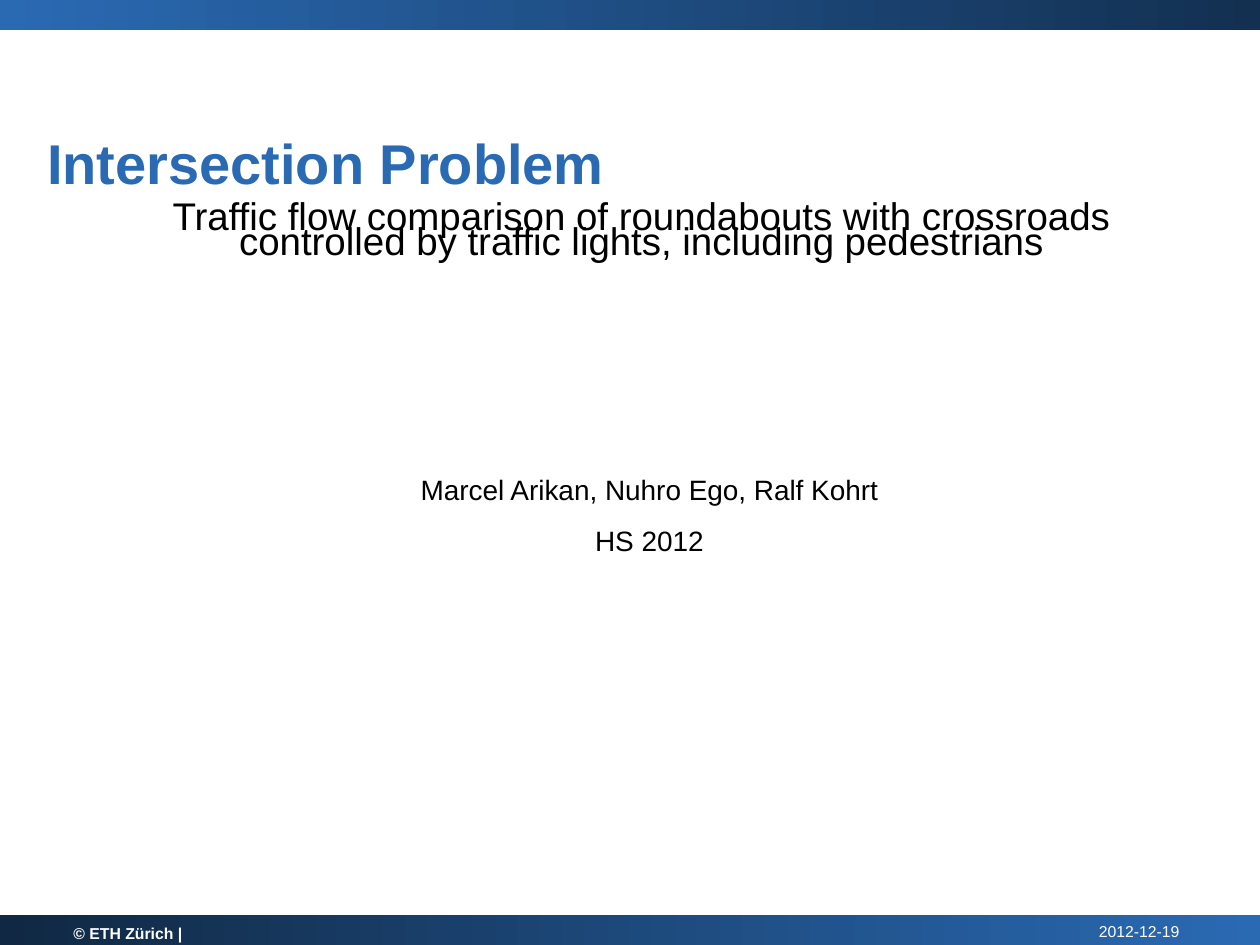
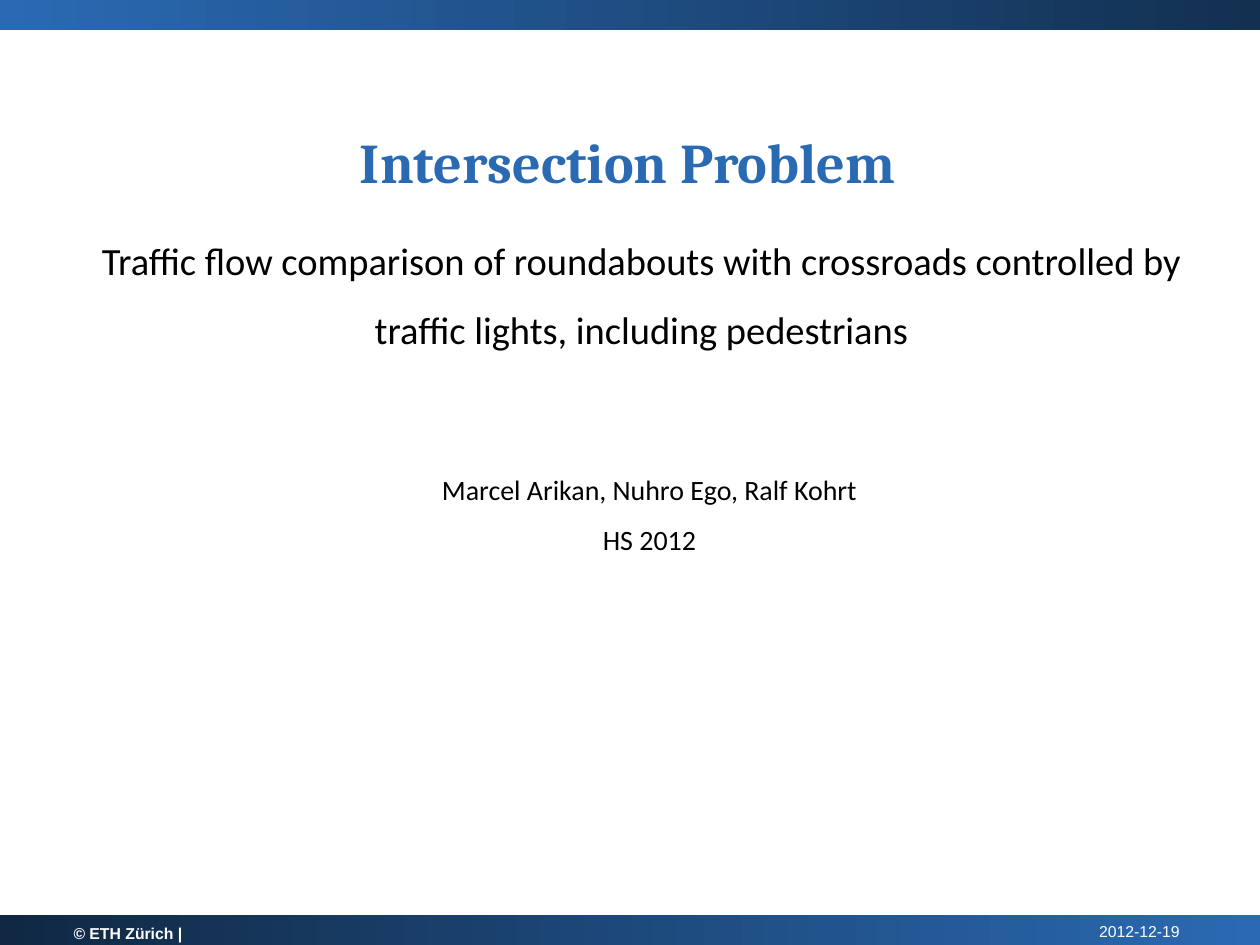
Before and after one commit to nuhro/Intersection-Problem, a slide deck: slide 1 of presentation/Presentation - Intersection Problem.pptx. Drawn at 1260x945 pixels with LibreOffice and Linux fonts; fonts in the diff are those of the drawing; background and template pictures are left out. Boxes give left, top, right and bottom in pixels: in the first picture for what was removed or moved away, otherwise in the second. Text is boxed around its words. In the diff, an @@ line names an element or a change of style, - is before the commit and + after.

```diff
--- a/presentation/Presentation - Intersection Problem.pptx
+++ b/presentation/Presentation - Intersection Problem.pptx
@@ text "Intersection Problem" at (360, 144, 895, 184): font Arial to Cambria; line spacing 13.2pt to 37.4pt @@
@@ text "Traffic flow comparison of roundabouts ..." at (102, 248, 1180, 351): font Arial to Calibri; line spacing 13.9pt to 39.4pt; more space between paragraphs @@
@@ text "Marcel Arikan, Nuhro Ego, Ralf ..." at (442, 480, 856, 551): font Arial to Calibri @@
@@ text "© ETH Zürich |" at (89, 927, 173, 939): more space between paragraphs @@
@@ text "2012-12-19" at (1099, 926, 1180, 937): more space between paragraphs @@
```
Also in this commit, not shown: 12 other slides changed, 8 slides added, 10 slides removed, 17 other files.
